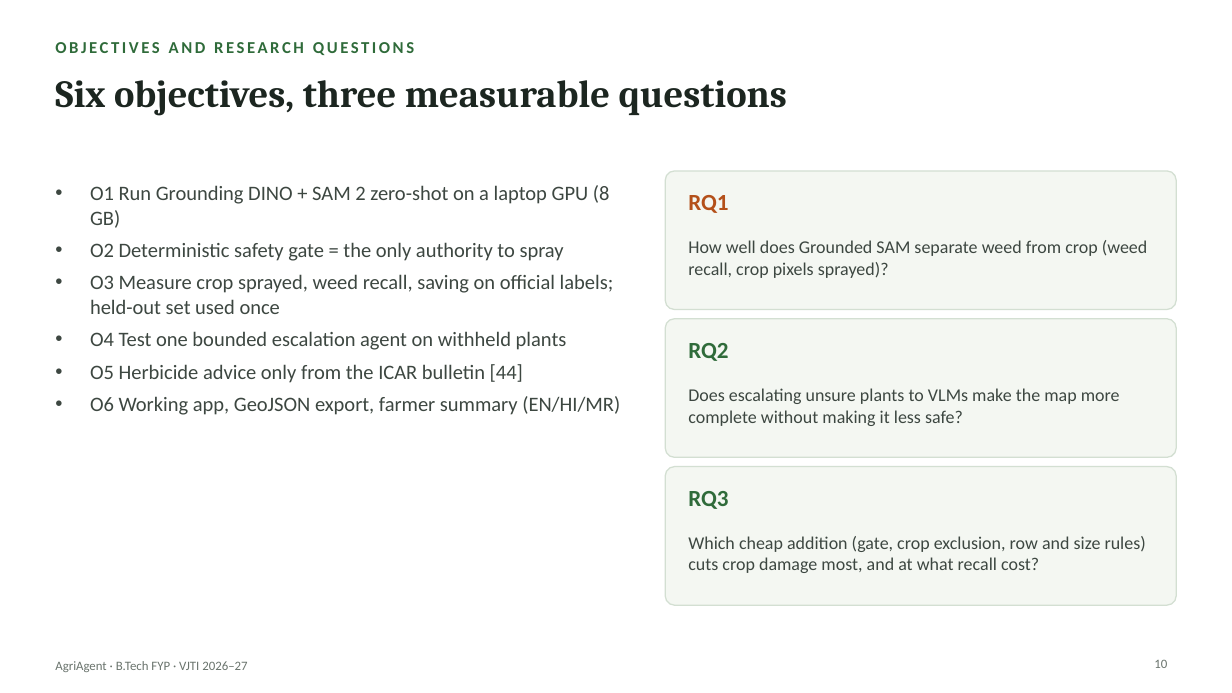
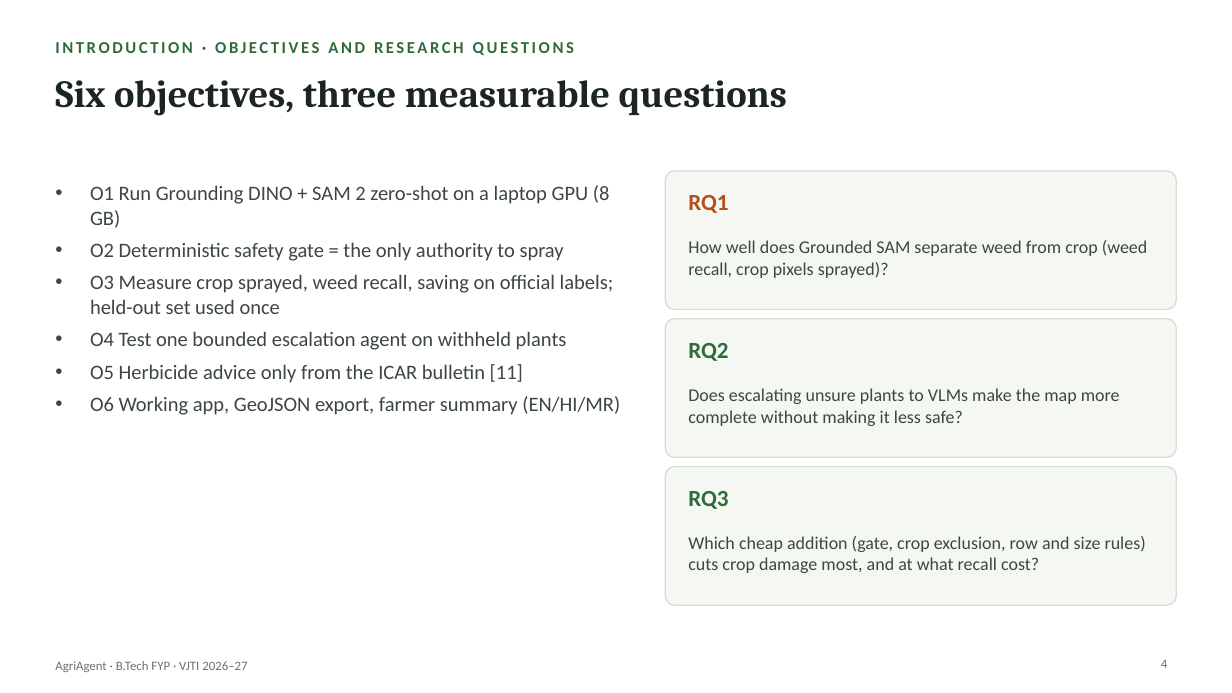
Before and after one commit to Chaitanya-666/agriAgent, a slide deck: slide 4 of docs/slides/AgriAgent_FYP_Presentation.pptx (slide 10 before the commit). Drawn at 1232x693 pixels with LibreOffice and Linux fonts; fonts in the diff are those of the drawing. Boxes give left, top, right and bottom in pixels: in the first picture for what was removed or moved away, otherwise in the second. Text is boxed around its words. In the diff, an @@ line names an element or a change of style, - is before the commit and + after.

```diff
--- a/docs/slides/AgriAgent_FYP_Presentation.pptx
+++ b/docs/slides/AgriAgent_FYP_Presentation.pptx
@@ text at (x1=55, y1=42, x2=574, y2=55): text changed @@
-OBJECTIVES AND RESEARCH QUESTIONS
+INTRODUCTION · OBJECTIVES AND RESEARCH QUESTIONS
@@ text at (x1=90, y1=364, x2=523, y2=383): text changed @@
-• O5 Herbicide advice only from the ICAR bulletin [44]
+• O5 Herbicide advice only from the ICAR bulletin [11]
@@ page number at (x1=1161, y1=660, x2=1167, y2=668): text changed @@
-10
+4
```
Also in this commit, not shown: 19 other slides changed, 29 other files.
